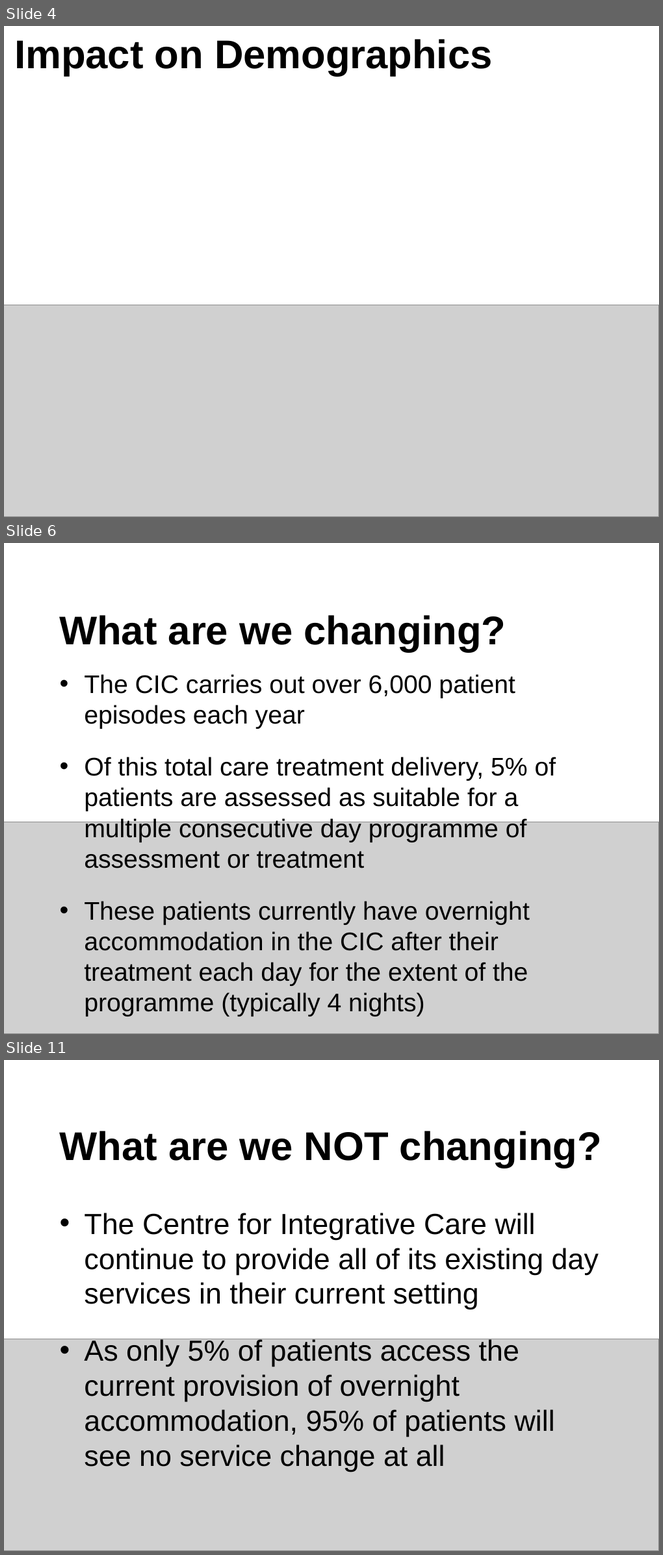
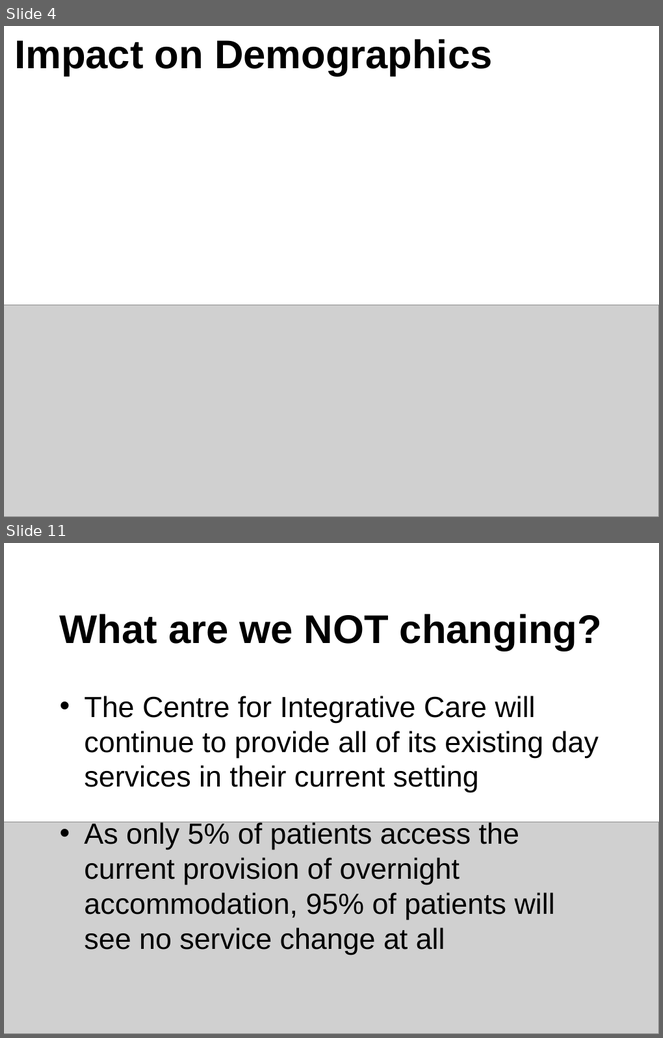
Before and after one commit to RMorton24/phs_group_project, a slide deck: Final Powerpoint presentation for 12.08.22.pptx. Shown one above the other, each under a label of ours: slides 4, 6 and 11 before the commit, slides 4 and 11 after it; the slides between them are not shown. The pictures are 663x1555 and 663x1038 pixels, drawn with LibreOffice and Linux fonts; fonts in the diff are those of the drawing; grey boxes stand for pictures. Boxes give left, top, right and bottom in pixels: in the first picture for what was removed or moved away, otherwise in the second. Text is boxed around its words. In the diff, an @@ line names an element or a change of style, - is before the commit and + after.

```diff
--- a/Final Powerpoint presentation for 12.08.22.pptx
+++ b/Final Powerpoint presentation for 12.08.22.pptx
@@ slide 6 removed at (x1=4, y1=543, x2=659, y2=1034), background #FFFFFF @@
@@ text removed at (x1=59, y1=615, x2=506, y2=652) @@
-What are we changing?
@@ text removed at (x1=84, y1=674, x2=556, y2=1017) @@
-• The CIC carries out over 6,000 patient episodes each year
-• Of this total care treatment delivery, 5% of patients are assessed as suitable for a multiple consecutive day programme of assessment or treatment
-• These patients currently have overnight accommodation in the CIC after their treatment each day for the extent of the programme (typically 4 nights)
@@ picture removed at (x1=4, y1=822, x2=659, y2=1034) @@
```
Also in this commit, not shown: 2 slides changed, 4 slides added, 3 other slides removed, 1 other file.
